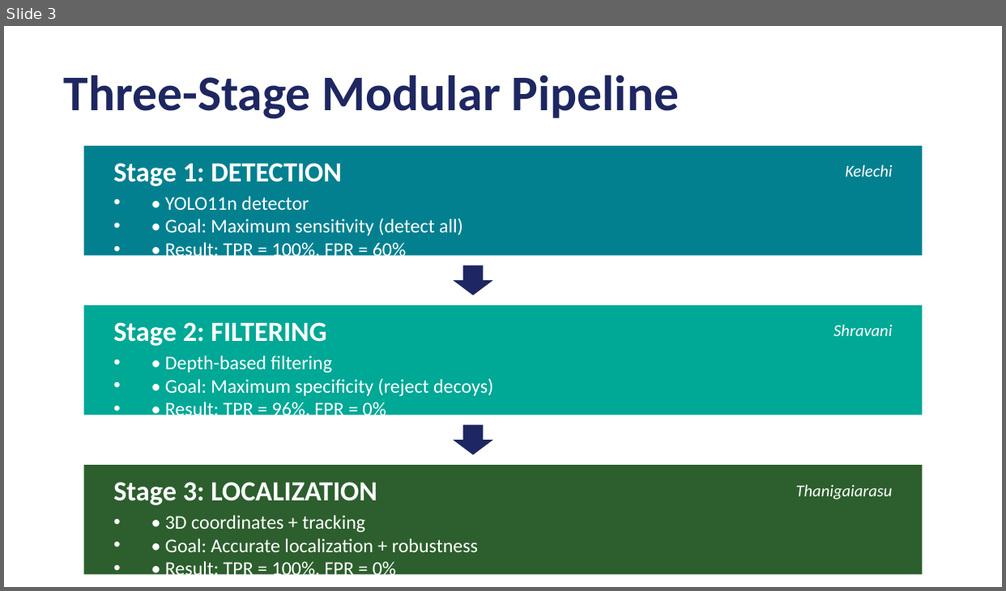
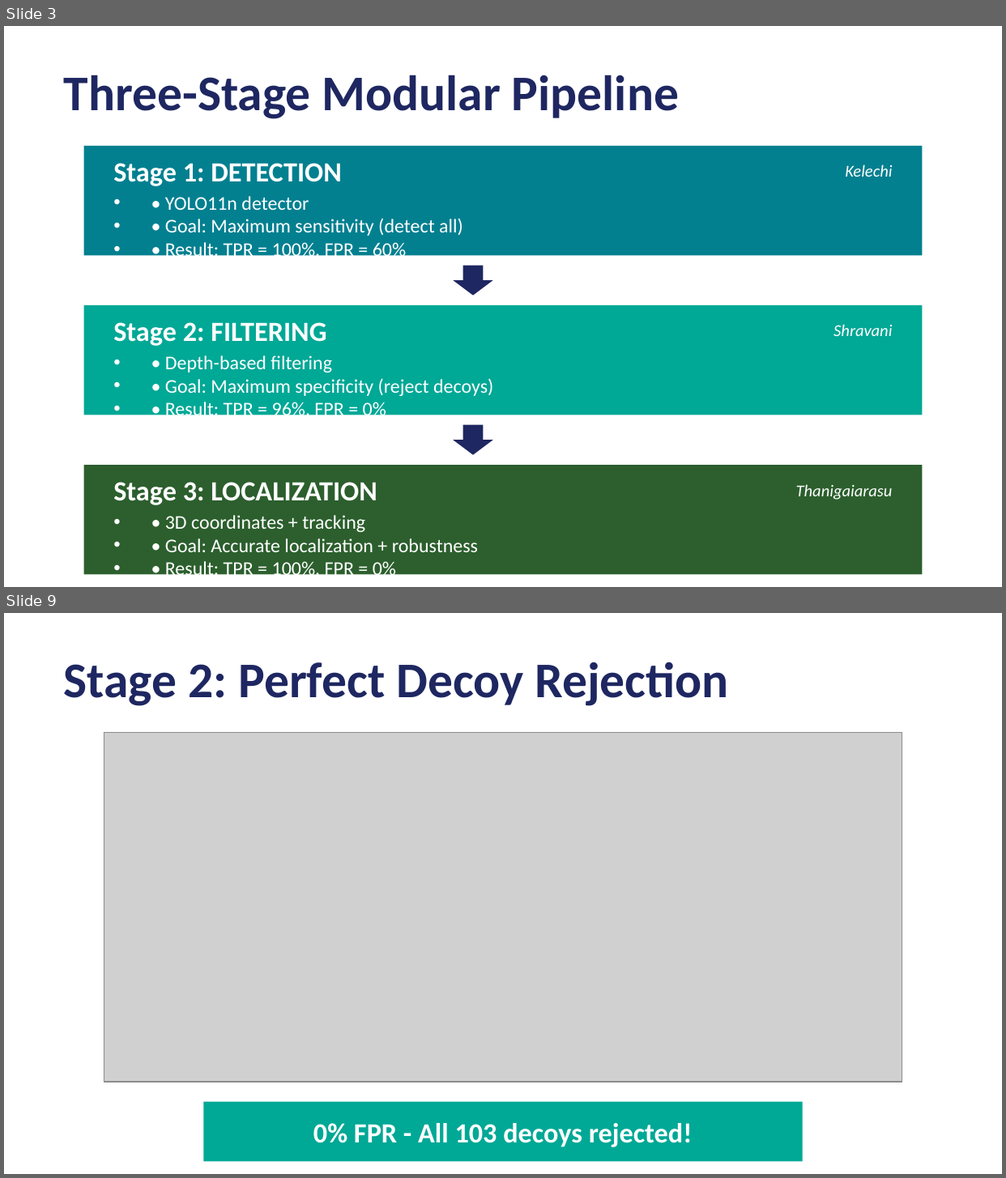
Before and after one commit to ThaniJames/R7020E_Group_7_Object-Detection-and-Localization, a slide deck: Fire_Extinguisher_Detection_Presentation.pptx. Shown one above the other, each under a label of ours: slide 3 before the commit, slides 3 and 9 after it; the slides between them are not shown. The pictures are 1006x591 and 1006x1178 pixels, drawn with LibreOffice and Linux fonts; fonts in the diff are those of the drawing; grey boxes stand for pictures. Boxes give left, top, right and bottom in pixels: in the first picture for what was removed or moved away, otherwise in the second. Text is boxed around its words. In the diff, an @@ line names an element or a change of style, - is before the commit and + after.

```diff
--- a/Fire_Extinguisher_Detection_Presentation.pptx
+++ b/Fire_Extinguisher_Detection_Presentation.pptx
@@ slide 9 added at (4,613,1002,1174), background #FFFFFF @@
@@ text added at (64,662,728,706), 36 pt, text #1E2761, bold @@
+Stage 2: Perfect Decoy Rejection
@@ picture added at (104,733,902,1082) @@
@@ rectangle added at (203,1102,803,1162), fill #00A896 @@
@@ text added at (313,1123,692,1148), 20 pt, text #FFFFFF, bold @@
+0% FPR - All 103 decoys rejected!
```
Also in this commit, not shown: 4 slides changed, 6 other slides added, 7 slides removed.
